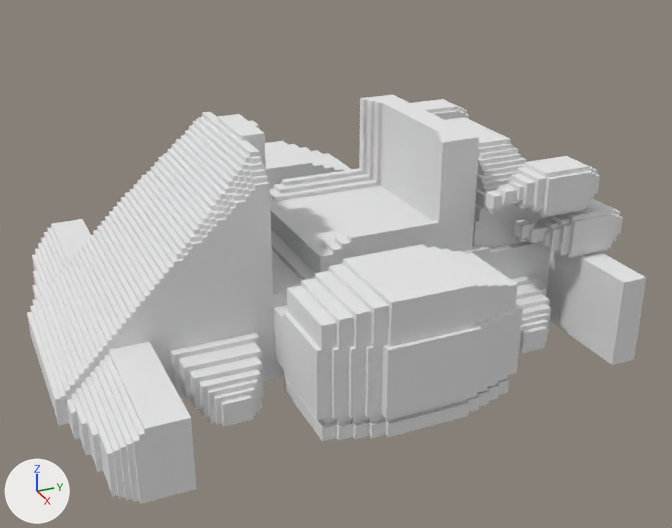
The OBJ model Assets/Veihicles/Kart/Kart.obj: old version first, new version second.
One viewpoint serves both versions: a camera (50 mm lens) standing at (24.51, -1.34, 13.67) and looking at (7.17, 6.46, 5.0). The lights are fixed; the arrows at lower left show +X, +Y and +Z. Where no turn or scale is listed for an object, it has been applied to the vertices. Vertices at the same position are counted once.

The first picture shows 'Untitled'.
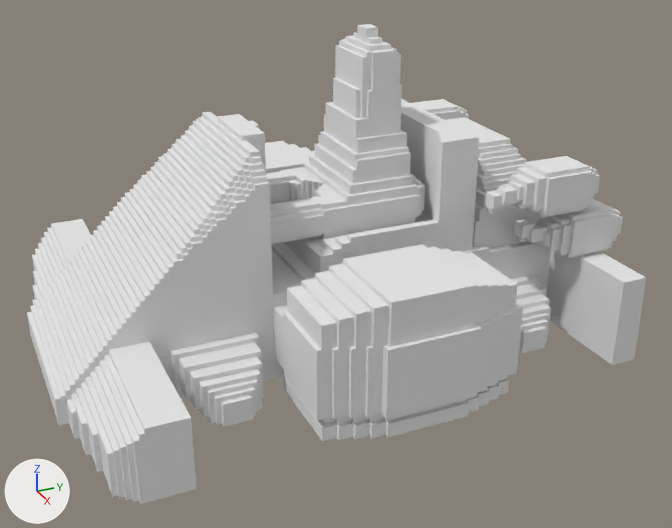
The newer file is also turned or shifted as a whole; pictures and numbers use the older file's frame.

The change, as a diff of the scene's bpy script:
```diff
--- a/Assets/Veihicles/Kart/Kart.obj.py
+++ b/Assets/Veihicles/Kart/Kart.obj.py
@@ me_untitled @@
 # used by ob_untitled; location = (0.0, 0.0, 0.0)
-me_untitled.from_pydata(...)  # 4341 vertices, 8694 faces; spans x 1.2..11.4, y 0.0..12.6, z 3.2..8.2
+me_untitled.from_pydata(...)  # 5225 vertices, 10478 faces; spans x 1.2..11.4, y 0.0..12.6, z 3.2..10.0
+# me_untitled part 1: 884 vertices added at x 4.9..7.7, y 2.6..8.6, z 5.2..10.0
 me_untitled.materials.append(mat_palette)
```

Location of each change, (x1, y1, x2, y2) in pixels of the pictures (672 x 528 px):
'Untitled', reshaped (17% taller): before (27, 94, 646, 504); after (27, 24, 646, 504)
part 1 of me_untitled, added: after (266, 24, 430, 244)
